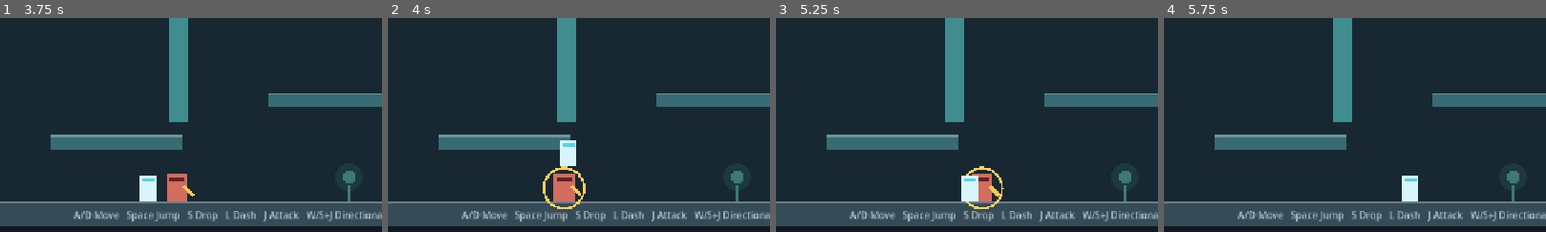
Above: before the commit, frames 1-4 (left to right).
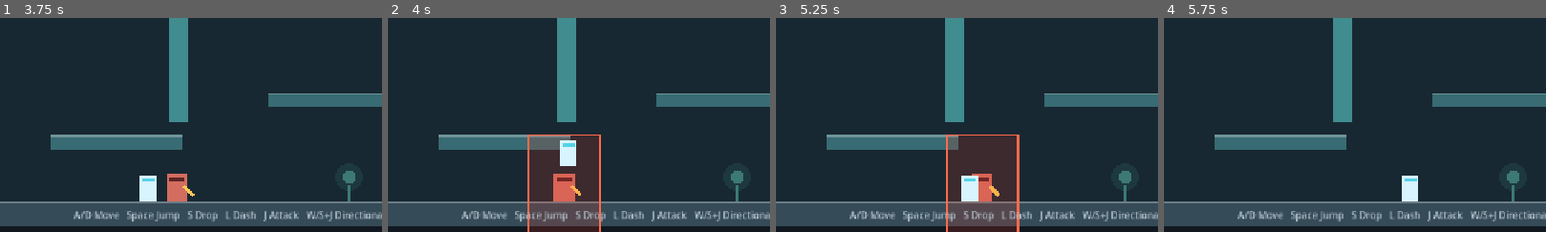
Above: after the commit, the same moments.

Repository: tszhungwong/FirstGame
Game: Godot game, scene res://scenes/game/game.tscn
Two runs of this game, one before a commit and one after it. Both use one fixed random seed, a clock stepped at 60 frames per second and the inputs below.
Inputs:
- Up to frame 1 (3.75 s): hold D (move_right) 0.53-2.03 s; tap J (attack) at 0.6, 1.35, 2.3, 3.05, 3.6 s; tap Space (jump) at 0.77, 1.52, 3.02 s; hold A (move_left) 2.03-2.78 s; tap L (dash) at 2.1 s; hold D (move_right) from 2.78 s (still down); tap E (interact) at 2.85 s
- Up to frame 2 (4 s): keep holding D (move_right); tap Space (jump) at 3.77 s
- Up to frame 3 (5.25 s): release D (move_right) at 4.28 s; hold A (move_left) 4.28-5.03 s; tap J (attack) at 4.35 s; tap Space (jump) at 4.52 s; hold D (move_right) from 5.03 s (still down); tap L (dash) at 5.1 s
- Up to frame 4 (5.75 s): keep holding D (move_right); tap J (attack) at 5.3 s
The pictures show only the part of the screen within x 12-62%, y 50-100%; the shares and areas given below are measured in that part.

Frame 1 is identical in both runs. In frame 2, 7.0% of the frame differs, in the area x 36-56%, y 54-100%; in frame 3, 7.3%, in the area x 44-64%, y 54-100%; in frame 4, nothing differs.

Commit message:
Fix boss cross-zone attacks and telegraphs

Diff:
--- a/Godot/enemies/common/enemy.gd
+++ b/Godot/enemies/common/enemy.gd
@@ -2,6 +2,7 @@
 extends "res://combat/combatant_body_2d.gd"
 
 const VitalsType := preload("res://combat/vitals.gd")
+const WORLD_GEOMETRY_MASK := 3
 
 signal health_changed(current: int, maximum: int)
 signal defeated
@@ -69,6 +70,20 @@
 	return _target
 
 
+func has_clear_attack_path(target: CollisionObject2D) -> bool:
+	if target == null:
+		return false
+	var query := PhysicsRayQueryParameters2D.create(
+		global_position,
+		target.global_position,
+		WORLD_GEOMETRY_MASK,
+		[get_rid(), target.get_rid()]
+	)
+	query.collide_with_areas = false
+	query.collide_with_bodies = true
+	return get_world_2d().direct_space_state.intersect_ray(query).is_empty()
+
+
 func restore_defeated() -> void:
 	_set_active(false)
 
--- a/Godot/enemies/echo_foreman/echo_foreman.gd
+++ b/Godot/enemies/echo_foreman/echo_foreman.gd
@@ -10,18 +10,21 @@
 	&"dialog.foreman.03",
 ]
 
-enum AiState { APPROACH, CHARGE, MELEE }
+enum AiState { IDLE, APPROACH, CHARGE, MELEE }
 
 @export var behavior: EchoForemanDefinition
 
 var _attack_cooldown := 0.0
+var _attack_windup_remaining := 0.0
 var _charge_cooldown := 0.0
 var _charge_time := 0.0
 var _charge_direction := 1.0
 var _debris_cooldown := 0.0
 var _battle_line_cooldown := 0.0
 var _battle_line_index := 0
-var _state := AiState.APPROACH
+var _encounter_origin_x := 0.0
+var _attack_direction := 1.0
+var _state := AiState.IDLE
 
 
 func _ready() -> void:
@@ -30,33 +33,64 @@
 	_charge_cooldown = behavior.initial_charge_delay
 	_debris_cooldown = behavior.initial_debris_delay
 	_battle_line_cooldown = behavior.initial_battle_line_delay
+	_encounter_origin_x = global_position.x
 	super()
 
 
 func _physics_process(delta: float) -> void:
 	_attack_cooldown = maxf(_attack_cooldown - delta, 0.0)
+	var was_winding_up := _attack_windup_remaining > 0.0
+	_attack_windup_remaining = maxf(_attack_windup_remaining - delta, 0.0)
 	_charge_cooldown = maxf(_charge_cooldown - delta, 0.0)
 	_charge_time = maxf(_charge_time - delta, 0.0)
 	_debris_cooldown = maxf(_debris_cooldown - delta, 0.0)
 	_battle_line_cooldown = maxf(_battle_line_cooldown - delta, 0.0)
 	var player := get_target()
+	if (
+		player == null
+		or absf(player.global_position.x - _encounter_origin_x) > behavior.encounter_range
+	):
+		_state = AiState.IDLE
+		velocity.x = 0.0
+		queue_redraw()
+		super(delta)
+		return
+
 	if player != null:
 		var offset := player.global_position - global_position
-		if absf(offset.x) < behavior.encounter_range and _debris_cooldown <= 0.0:
+		if _debris_cooldown <= 0.0:
 			_debris_cooldown = behavior.debris_interval
 			_drop_debris(player.global_position)
 		if (
-			absf(offset.x) < behavior.encounter_range
-			and _battle_line_cooldown <= 0.0
+			_battle_line_cooldown <= 0.0
 			and _battle_line_index < BATTLE_LINE_KEYS.size()
 		):
 			_battle_line_cooldown = behavior.battle_line_interval
 			battle_line_spoken.emit(BATTLE_LINE_KEYS[_battle_line_index])
 			_battle_line_index += 1
-		if _charge_time > 0.0:
+		if was_winding_up:
+			_state = AiState.MELEE
+			velocity.x = 0.0
+			if (
+				_attack_windup_remaining <= 0.0
+				and absf(offset.x) < behavior.attack_range
+				and absf(offset.y) < behavior.vertical_attack_range
+				and has_clear_attack_path(player)
+			):
+				player.apply_damage(DamageRequestType.new(
+					behavior.contact_damage,
+					Vector2(_attack_direction * behavior.melee_knockback.x, behavior.melee_knockback.y),
+					DamageRequestType.DamageType.IMPACT,
+					self
+				))
+		elif _charge_time > 0.0:
 			_state = AiState.CHARGE
 			velocity.x = _charge_direction * behavior.move_speed * behavior.charge_speed_multiplier
-			if absf(offset.x) < behavior.attack_range and absf(offset.y) < behavior.vertical_attack_range:
+			if (
+				absf(offset.x) < behavior.attack_range
+				and absf(offset.y) < behavior.vertical_attack_range
+				and has_clear_attack_path(player)
+			):
 				player.apply_damage(DamageRequestType.new(
 					behavior.contact_damage,
 					Vector2(_charge_direction * behavior.charge_knockback.x, behavior.charge_knockback.y),
@@ -77,12 +111,10 @@
 		elif _attack_cooldown <= 0.0:
 			_state = AiState.MELEE
 			_attack_cooldown = behavior.attack_interval
-			player.apply_damage(DamageRequestType.new(
-				behavior.contact_damage,
-				Vector2(signf(offset.x) * behavior.melee_knockback.x, behavior.melee_knockback.y),
-				DamageRequestType.DamageType.IMPACT,
-				self
-			))
+			_attack_direction = signf(offset.x) if not is_zero_approx(offset.x) else _attack_direction
+			_attack_windup_remaining = behavior.attack_windup
+			velocity.x = 0.0
+		queue_redraw()
 	super(delta)
 
 
@@ -93,6 +125,7 @@
 		target_position.x,
 		maxf(behavior.debris_minimum_y, target_position.y - behavior.debris_spawn_height)
 	)
+	debris.configure_warning(target_position.y)
 
 
 func _draw() -> void:
@@ -100,3 +133,14 @@
 	draw_rect(Rect2(-27.0, -34.0, 54.0, 18.0), Color("3b2028"))
 	draw_circle(Vector2(0.0, -25.0), 7.0, Color("ffcf5b"))
 	draw_line(Vector2(25.0, -4.0), Vector2(50.0, 22.0), Color("ff8f4f"), 12.0)
+	if _attack_windup_remaining > 0.0 or _state == AiState.CHARGE:
+		var direction := _attack_direction if _state == AiState.MELEE else _charge_direction
+		var left := 0.0 if direction > 0.0 else -behavior.attack_range
+		var attack_rect := Rect2(
+			left,
+			-behavior.vertical_attack_range,
+			behavior.attack_range,
+			behavior.vertical_attack_range * 2.0
+		)
+		draw_rect(attack_rect, Color(1.0, 0.12, 0.08, 0.2), true)
+		draw_rect(attack_rect, Color("ff4b38"), false, 4.0)
--- a/Godot/enemies/echo_foreman/echo_foreman_definition.gd
+++ b/Godot/enemies/echo_foreman/echo_foreman_definition.gd
@@ -4,6 +4,7 @@
 @export var move_speed := 95.0
 @export var attack_range := 82.0
 @export var attack_interval := 1.0
+@export var attack_windup := 0.45
 @export var charge_interval := 3.5
 @export var battle_line_interval := 4.2
 @export var encounter_range := 620.0
--- a/Godot/enemies/forgotten_worker/forgotten_worker.gd
+++ b/Godot/enemies/forgotten_worker/forgotten_worker.gd
@@ -33,6 +33,7 @@
 			if (
 				absf(strike_offset.x) <= behavior.attack_range * behavior.strike_range_multiplier
 				and absf(strike_offset.y) < behavior.vertical_detection_range
+				and has_clear_attack_path(player)
 			):
 				player.apply_damage(DamageRequestType.new(
 					behavior.contact_damage,
@@ -69,4 +70,12 @@
 	draw_rect(Rect2(-12.0, -18.0, 24.0, 8.0), Color("5b2527"))
 	draw_line(Vector2(12.0, -4.0), Vector2(28.0, 12.0), Color("ffc857"), 6.0)
 	if _attack_windup_remaining > 0.0:
-		draw_arc(Vector2.ZERO, 34.0, 0.0, TAU, 24, Color("ffcf5b"), 4.0)
+		var strike_range := behavior.attack_range * behavior.strike_range_multiplier
+		var attack_rect := Rect2(
+			-strike_range,
+			-behavior.vertical_detection_range,
+			strike_range * 2.0,
+			behavior.vertical_detection_range * 2.0
+		)
+		draw_rect(attack_rect, Color(1.0, 0.2, 0.12, 0.16), true)
+		draw_rect(attack_rect, Color("ff6b4a"), false, 3.0)
--- a/Godot/enemies/projectiles/falling_debris.gd
+++ b/Godot/enemies/projectiles/falling_debris.gd
@@ -7,6 +7,13 @@
 @export var fall_speed := 390.0
 @export var lifetime := 2.2
 
+var _warning_global_y := 0.0
+
+
+func configure_warning(target_global_y: float) -> void:
+	_warning_global_y = target_global_y
+	queue_redraw()
+
 
 func _ready() -> void:
 	body_entered.connect(_on_body_entered)
@@ -15,6 +22,7 @@
 
 func _physics_process(delta: float) -> void:
 	position.y += fall_speed * delta
+	queue_redraw()
 	lifetime -= delta
 	if lifetime <= 0.0:
 		queue_free()
@@ -35,3 +43,8 @@
 func _draw() -> void:
 	draw_rect(Rect2(-13.0, -18.0, 26.0, 36.0), Color("9a6a52"))
 	draw_line(Vector2(-9.0, -14.0), Vector2(8.0, 13.0), Color("ffc857"), 3.0)
+	if not is_zero_approx(_warning_global_y):
+		var warning_y := to_local(Vector2(global_position.x, _warning_global_y)).y
+		var warning_rect := Rect2(-18.0, warning_y - 5.0, 36.0, 10.0)
+		draw_rect(warning_rect, Color(1.0, 0.16, 0.08, 0.24), true)
+		draw_rect(warning_rect, Color("ff4b38"), false, 3.0)
--- a/Godot/tests/test_runner.gd
+++ b/Godot/tests/test_runner.gd
@@ -43,6 +43,8 @@
 	await _test_basic_attack_damages_enemy_and_builds_memory()
 	await _test_skill_spends_memory_and_damages_enemy()
 	await _test_player_damage_has_brief_invulnerability()
+	await _test_enemy_melee_attack_is_blocked_by_a_wall()
+	await _test_enemy_attack_path_is_blocked_by_a_platform()
 	await _test_death_respawns_at_checkpoint_with_persistent_progress()
 	await _test_boss_defeat_unlocks_wall_module_and_return_route()
 	await _test_wall_module_enables_wall_jump()
@@ -54,6 +56,7 @@
 	await _test_nearest_interactable_shows_prompt()
 	await _test_area_message_trigger_only_fires_once()
 	await _test_crossing_return_gate_does_not_cause_unprompted_damage()
+	await _test_distant_boss_does_not_attack_player_at_return_gate()
 
 	if _failures == 0:
 		print("PASS: all gameplay tests")
@@ -468,6 +471,80 @@
 	await process_frame
 
 
+func _test_enemy_melee_attack_is_blocked_by_a_wall() -> void:
+	var player_scene := load(PLAYER_SCENE_PATH) as PackedScene
+	var worker_scene := load(FORGOTTEN_WORKER_SCENE_PATH) as PackedScene
+	if player_scene == null or worker_scene == null:
+		_fail("combat scenes are available for wall-blocked attack regression")
+		return
+	var floor_body := _make_floor()
+	var wall := StaticBody2D.new()
+	wall.global_position = Vector2(28.0, 0.0)
+	var wall_collision := CollisionShape2D.new()
+	var wall_shape := RectangleShape2D.new()
+	wall_shape.size = Vector2(4.0, 100.0)
+	wall_collision.shape = wall_shape
+	wall.add_child(wall_collision)
+	var player := player_scene.instantiate() as CharacterBody2D
+	var worker := worker_scene.instantiate() as CharacterBody2D
+	player.global_position = Vector2(56.0, 0.0)
+	worker.global_position = Vector2.ZERO
+	root.add_child(floor_body)
+	root.add_child(wall)
+	root.add_child(player)
+	root.add_child(worker)
+	worker.set_target(player)
+	for _frame in range(30):
+		await physics_frame
+	var starting_health: int = player.health
+	for _frame in range(120):
+		await physics_frame
+
+	_expect(
+		player.health == starting_health,
+		"an enemy melee attack cannot damage the player through a solid wall"
+	)
+	player.queue_free()
+	worker.queue_free()
+	wall.queue_free()
+	floor_body.queue_free()
+	await process_frame
+
+
+func _test_enemy_attack_path_is_blocked_by_a_platform() -> void:
+	var player_scene := load(PLAYER_SCENE_PATH) as PackedScene
+	var worker_scene := load(FORGOTTEN_WORKER_SCENE_PATH) as PackedScene
+	if player_scene == null or worker_scene == null:
+		_fail("combat scenes are available for platform-blocked attack regression")
+		return
+	var platform := StaticBody2D.new()
+	platform.global_position = Vector2(0.0, 28.0)
+	var platform_collision := CollisionShape2D.new()
+	var platform_shape := RectangleShape2D.new()
+	platform_shape.size = Vector2(100.0, 4.0)
+	platform_collision.shape = platform_shape
+	platform.add_child(platform_collision)
+	var player := player_scene.instantiate() as CharacterBody2D
+	var worker := worker_scene.instantiate() as CharacterBody2D
+	worker.global_position = Vector2.ZERO
+	player.global_position = Vector2(0.0, 56.0)
+	worker.process_mode = Node.PROCESS_MODE_DISABLED
+	player.process_mode = Node.PROCESS_MODE_DISABLED
+	root.add_child(platform)
+	root.add_child(player)
+	root.add_child(worker)
+	await physics_frame
+
+	_expect(
+		not worker.has_clear_attack_path(player),
+		"an enemy attack path cannot pass through a solid platform"
+	)
+	player.queue_free()
+	worker.queue_free()
+	platform.queue_free()
+	await process_frame
+
+
 func _test_death_respawns_at_checkpoint_with_persistent_progress() -> void:
 	var game_scene := load(GAME_SCENE_PATH) as PackedScene
 	if game_scene == null:
@@ -868,6 +945,37 @@
 	await process_frame
 
 
+func _test_distant_boss_does_not_attack_player_at_return_gate() -> void:
+	var game_scene := load(GAME_SCENE_PATH) as PackedScene
+	if game_scene == null:
+		_fail("game scene is available for boss encounter range regression")
+		return
+	var game := game_scene.instantiate()
+	root.add_child(game)
+	await physics_frame
+
+	var player: CharacterBody2D = game.get_player()
+	var level := game.get_node("LevelContainer/AbandonedMaintenanceLevel")
+	for enemy_name: String in ["WorkerA", "WorkerB", "WorkerC", "WorkerD", "DroneA", "DroneB"]:
+		level.get_node(enemy_name).queue_free()
+	player.global_position = Vector2(1460.0, 620.0)
+	player.velocity = Vector2.ZERO
+	await physics_frame
+	var starting_health: int = player.health
+	for _frame in range(600):
+		await physics_frame
+
+	_expect(
+		player.health == starting_health,
+		(
+			"the distant boss does not attack the player before the boss area "
+			+ "(health %d -> %d)" % [starting_health, player.health]
+		)
+	)
+	game.queue_free()
+	await process_frame
+
+
 func _make_floor() -> StaticBody2D:
 	var floor_body := StaticBody2D.new()
 	floor_body.global_position = Vector2(0.0, 42.0)
